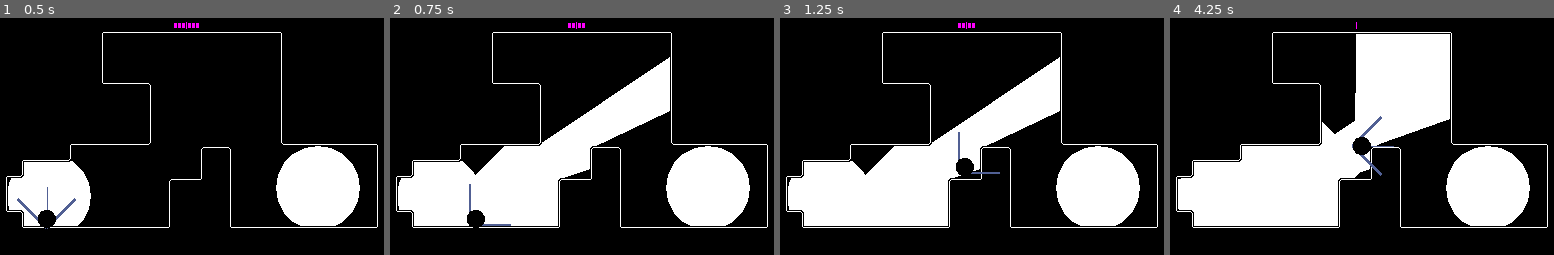
Above: before the commit, frames 1-4 (left to right).
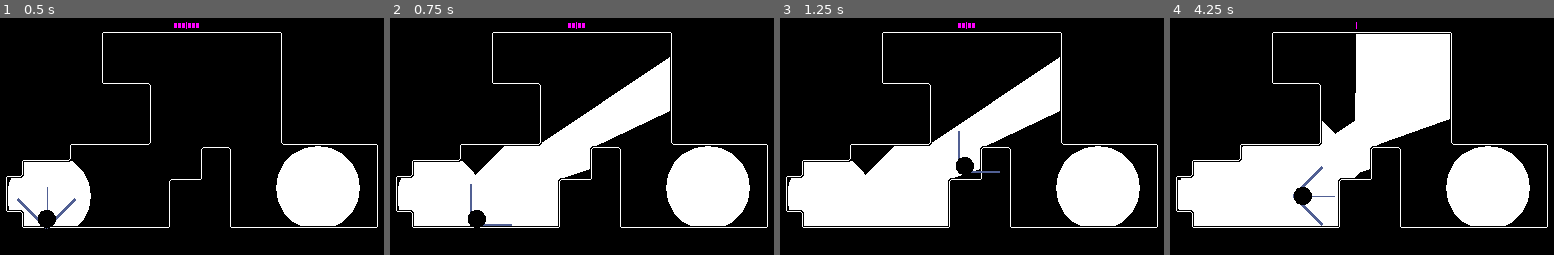
Above: after the commit, the same moments.

Repository: KingOfSpadesJFK/bhleg
Game: Godot game, scene res://levels/s1.tscn
The game is run twice, just before and just after one commit, with the same random seed, the same clock (stepped at 60 frames per second) and the same inputs. This scene is started directly instead of the project's main scene.
Inputs (mouse positions are in pixels of both pictures, inside the frame that each line leads up to):
- Up to frame 1 (0.5 s): no input
- Up to frame 2 (0.75 s): tap Enter at 0.5 s; move the mouse to (666, 127) at 0.52 s; press the mouse at (666, 127) at 0.53 s; hold D (player_right) from 0.53 s (still down)
- Up to frame 3 (1.25 s): keep holding D (player_right); tap Space (player_jump) at 0.77 s
- Up to frame 4 (4.25 s): release D (player_right) at 1.25 s; release the mouse at (1446, 127) at 1.25 s; drag from (1273, 150) to (1335, 186) at 1.27 s; tap Space (player_jump) at 2, 3.77 s; move the mouse to (1396, 84) at 2.02 s; press the mouse at (1396, 84) at 2.03 s; hold D (player_right) 2.03-2.75 s; release the mouse at (1396, 84) at 2.75 s; drag from (1335, 186) to (1231, 100) at 2.77 s; tap Enter at 3.5 s; move the mouse to (1481, 174) at 3.52 s; press the mouse at (1481, 174) at 3.53 s; hold A (player_left) from 3.53 s (still down)

Frame 1 is identical in both runs. In frame 2, 0.1% of the frame differs, in the area x 20-32%, y 70-89%; in frame 3, less than 0.1%; in frame 4, 1.0%, in the area x 2-59%, y 41-88%.

Commit message:
merged shadows

Diff:
--- a/levels/s1.tscn
+++ b/levels/s1.tscn
@@ -1,11 +1,10 @@
-[gd_scene load_steps=8 format=3 uid="uid://dbt75gicu8akh"]
+[gd_scene load_steps=7 format=3 uid="uid://dbt75gicu8akh"]
 
 [ext_resource type="PackedScene" uid="uid://cy4oa4aji2qxu" path="res://scenes/player.tscn" id="1_c205g"]
 [ext_resource type="Script" path="res://scripts/shadow_body.gd" id="2_5dcd2"]
 [ext_resource type="TileSet" uid="uid://du3n7xwnm051j" path="res://assets/tileset.tres" id="3_ufcio"]
 [ext_resource type="Script" path="res://scripts/hud.gd" id="4_0mw62"]
 [ext_resource type="Script" path="res://scripts/cell_container.gd" id="5_u5hsi"]
-[ext_resource type="PackedScene" uid="uid://dd5y15agtf742" path="res://scenes/objects/key.tsc.tscn" id="6_28ruf"]
 
 [sub_resource type="CircleShape2D" id="CircleShape2D_j7rlh"]
 radius = 42.0
@@ -75,6 +74,3 @@
 script = ExtResource("5_u5hsi")
 red_cells = 10
 cyan_cells = 10
-
-[node name="Key" parent="." instance=ExtResource("6_28ruf")]
-position = Vector2(151, 43)
--- a/scripts/player.gd
+++ b/scripts/player.gd
@@ -91,7 +91,7 @@
 	var angle: float = deg_to_rad(_flash_angle + (FLASH_SPREAD / 2.0))
 
 	# Initial starting ray cast
-	var mid_pos: Vector2
+	var mid_pos: Vector2 = Vector2.ZERO
 	var start_pos: Vector2 = _flash_point.global_position
 	var full_length: Vector2 = Vector2(cos(angle), sin(angle)) * FLASH_RAY_LENGTH
 	var query = PhysicsRayQueryParameters2D.create(start_pos, _flash_point.global_position + full_length)
@@ -102,7 +102,7 @@
 
 	# Record previous entries
 	var prev_pos = start_pos
-	var v = (env_result.position - prev_pos).normalized()
+	var v = (mid_pos - prev_pos).normalized()
 	var prev_dir = atan2(v.y, v.x)
 
 	# Raycast the samples
--- a/scripts/shadow_body.gd
+++ b/scripts/shadow_body.gd
@@ -74,7 +74,7 @@
 			if c.has_meta(META_SHADOW_EXTENT) && c.has_meta(META_SHADOW_HOLE):
 				# If there is a bounding box, check if input extent intersects the new polygon
 				var box: Rect2 = c.get_meta(META_SHADOW_EXTENT) as Rect2
-				if extent.intersects(box):		# If so, add it to the poly queue
+				if Geometry2D.intersect_polygons(entry.polygon, verts):
 					entry.extent = box
 					entry.is_hole = c.get_meta(META_SHADOW_HOLE)
 					poly_queue.append(entry)
@@ -83,6 +83,7 @@
 
 	# Loop through the poly queue
 	var i: int = 0
+	var main_body
 	while i < poly_queue.size():
 		# Run a boolean operation on these polygons
 		var col_poly: PolyStackEntry = poly_queue[i]
@@ -90,6 +91,10 @@
 		var combined: Array[PackedVector2Array]
 		if col_poly.is_hole:
 			combined = Geometry2D.clip_polygons(col_poly.polygon, verts)		# Cut a hole in the holes
+		elif main_body:
+			combined = Geometry2D.merge_polygons(col_poly.polygon, main_body.polygon)
+			main_body.free()
+			main_body = null
 		else:
 			combined = Geometry2D.merge_polygons(col_poly.polygon, verts)
 
@@ -99,8 +104,10 @@
 			if !arr.is_empty():
 				var c = CollisionPolygon2D.new()
 				c.build_mode = CollisionPolygon2D.BuildMode.BUILD_SEGMENTS
-				c.polygon = arr.duplicate()			# Since arr will go bye-bye after the thread
+				c.polygon = arr
 				add_child(c)
+				if !(col_poly.is_hole || Geometry2D.is_polygon_clockwise(arr)):
+					main_body = c
 
 				# Get the bounding box of the current polygon
 				c.set_meta(META_SHADOW_EXTENT, Bhleg.calculate_bounding_box(arr))
